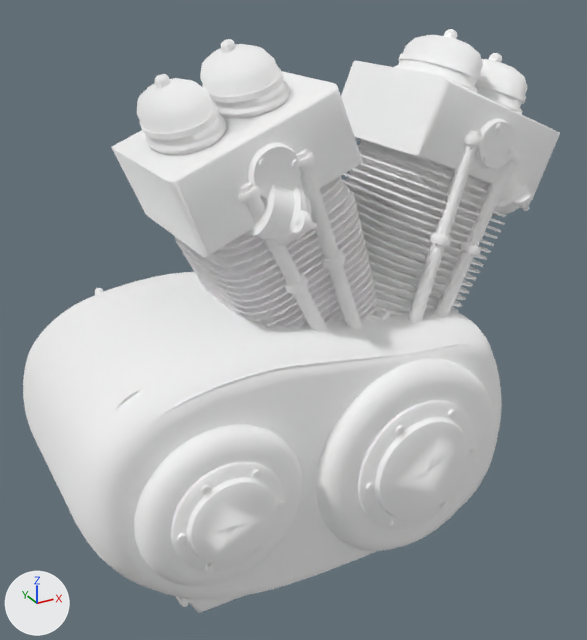
What one commit did to the glTF model Data/BikesV2/kits/lodestar_chopper__b_engine_pots_chrome.glb.
Camera for both pictures: a 50 mm camera at (0.352, -0.73, 0.855) aimed at (0.753, -0.001, 0.491). Lighting does not change. The marker at lower left points along +X, +Y and +Z. The picture after the commit comes second. Vertices at exactly the same position are counted once.

In view in the first picture: 'lodestar_chopper__b_engine_pots_chrome'.
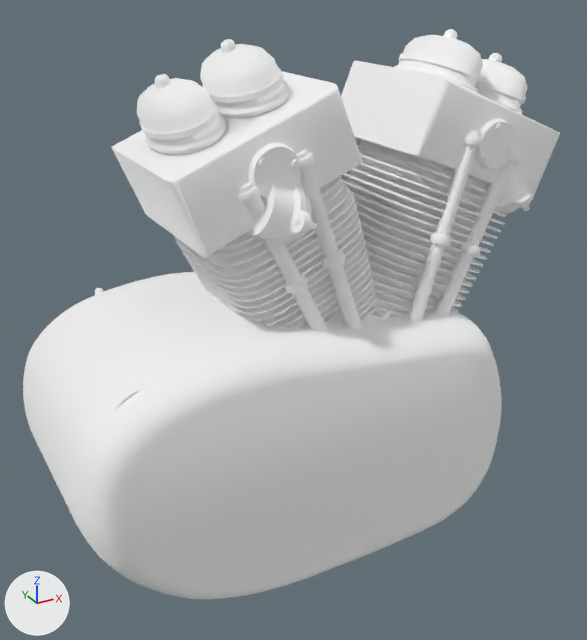
Diff of the bpy script that builds the scene:
```diff
--- a/Data/BikesV2/kits/lodestar_chopper__b_engine_pots_chrome.glb.py
+++ b/Data/BikesV2/kits/lodestar_chopper__b_engine_pots_chrome.glb.py
@@ me_mesh_0 @@
 # used by ob_lodestar_chopper__b_engine_pots_chrome; location = (0.0, 0.0, 0.0)
-me_mesh_0.from_pydata(...)  # 12810 vertices, 24020 faces; spans x 0.469..1.043, y -0.175..0.18, z 0.215..0.79
+me_mesh_0.from_pydata(...)  # 9257 vertices, 17166 faces; spans x 0.469..1.043, y -0.14..0.146, z 0.235..0.79
+# me_mesh_0 part 1: 63 loose pieces with 3553 vertices, spanning x 0.493..0.941, y -0.175..0.18, z 0.215..0.513, are deleted
 me_mesh_0.materials.append(mat_s006)
@@ me_mesh_0 @@
 me_mesh_0.materials.append(mat_s150)
-me_mesh_0.materials.append(mat_s151)  # white #ffffff
```

Changed parts and their boxes [x1, y1, x2, y2] in the pictures (587 x 640 px):
'lodestar_chopper__b_engine_pots_chrome', reshaped
    before: [23, 29, 560, 613]
    after: [23, 29, 560, 599]
part 1 of me_mesh_0, deleted
    before: [134, 344, 493, 613]
